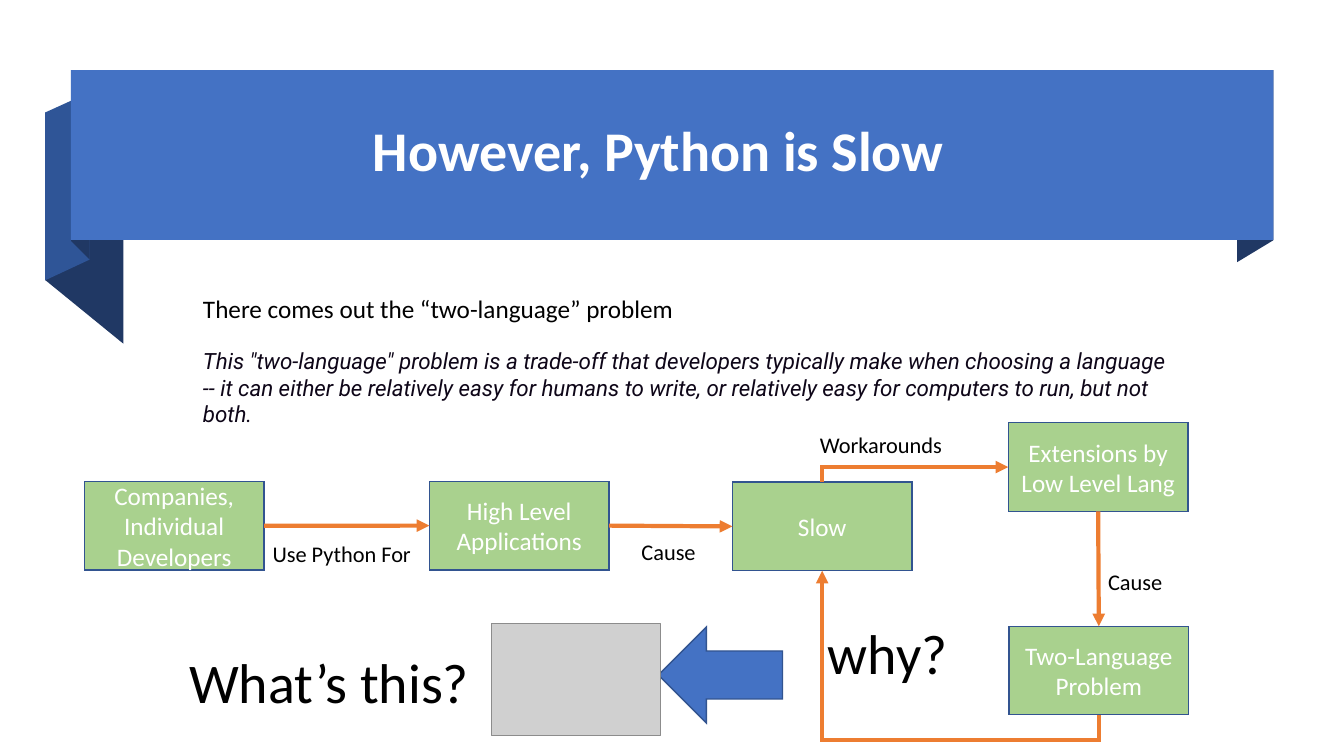
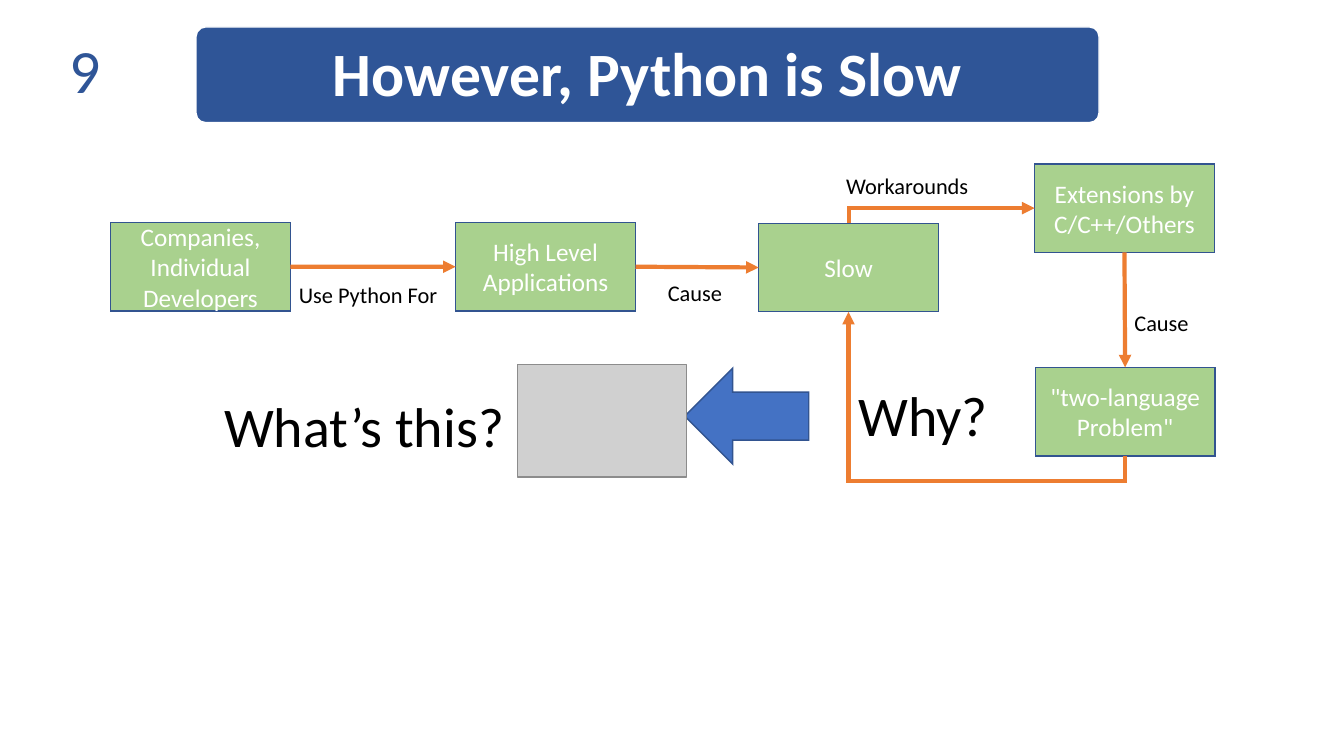
Before and after one commit to thautwarm/diojit, a slide deck: slide 9 of docs/Taine.pptx (slide 11 before the commit). Drawn at 1344x756 pixels with LibreOffice and Linux fonts; fonts in the diff are those of the drawing; grey boxes stand for pictures. Boxes give left, top, right and bottom in pixels: in the first picture for what was removed or moved away, otherwise in the second. Text is boxed around its words. In the diff, an @@ line names an element or a change of style, - is before the commit and + after.

```diff
--- a/docs/Taine.pptx
+++ b/docs/Taine.pptx
@@ rounded rectangle "However, Python is Slow" resized from (x1=373, y1=131, x2=944, y2=180) to (x1=196, y1=27, x2=1099, y2=123) @@
@@ rounded rectangle "However, Python is Slow" at (x1=196, y1=27, x2=1099, y2=123): size 40 to 44 pt; line spacing 0.9 to 1; vertical alignment middle to top; fill none to #2F5597; outline none to #FFFFFF 1 pt @@
@@ page number added at (x1=69, y1=53, x2=100, y2=93), 44 pt, text #2F5597 @@
+9
@@ rectangle removed at (x1=71, y1=71, x2=1273, y2=241) @@
@@ freeform shape removed at (x1=72, y1=71, x2=90, y2=259) @@
@@ freeform shape removed at (x1=1237, y1=71, x2=1273, y2=263) @@
@@ freeform shape removed at (x1=45, y1=113, x2=124, y2=344) @@
@@ freeform shape removed at (x1=45, y1=93, x2=90, y2=281) @@
@@ rectangle added at (x1=1034, y1=164, x2=1214, y2=253), fill #A9D18E, outline #325491 1 pt, 18 pt, text #FFFFFF @@
+Extensions by
+C/C++/Others
@@ 4 rectangles, 4 texts, 3 arrows, 2 elbow arrows, 1 picture, 1 left arrow moved together from (x1=85, y1=437, x2=1189, y2=740) to (x1=111, y1=178, x2=1215, y2=481) @@
@@ text removed at (x1=203, y1=300, x2=672, y2=323) @@
-There comes out the “two-language” problem
@@ text removed at (x1=203, y1=352, x2=1166, y2=423) @@
-This "two-language" problem is a trade-off that developers typically make when choosing a language -- it can either be relatively easy for humans to write, or relatively easy for computers to run, but not both.
@@ text "What’s this?" moved from (x1=189, y1=663, x2=469, y2=704) to (x1=224, y1=407, x2=504, y2=448) @@
@@ text in rectangle at (x1=1050, y1=388, x2=1200, y2=436): text changed @@
-Two-Language Problem
+"two-language Problem"
@@ text at (x1=858, y1=397, x2=987, y2=445): text changed @@
-why?
+Why?
@@ rectangle removed at (x1=1008, y1=423, x2=1188, y2=512) @@
-Extensions by
-Low Level Lang
```
Also in this commit, not shown: 40 other slides changed, 20 slides added, 15 slides removed, 4 other files.
